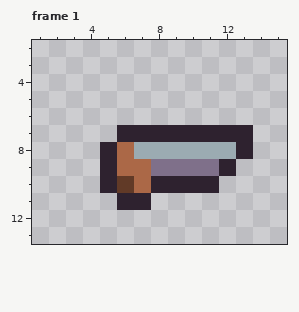
Two states of a pixel-art file, Assets/Player/Art/Shotgun.aseprite. The picture above was drawn from the file before the commit.
16x16 pixels, 2 frames. Shown: frame 1: x 1..15, y 2..13.
Now the later version:
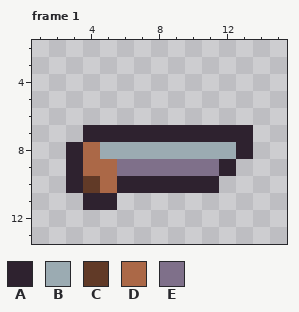
Palette (. is transparent): A #2e222f  B #9babb2  C #613a27  D #ab6847  E #7f708a
Diff:
Frame 1:
y 7: x 4..5 .. -> AA
y 8: x 3..6 ..AD -> ADBB
y 9: x 3..7 ..ADD -> ADDEE
y 10: x 3..7 ..ACD -> ACDAA
y 11: x 4..7 ..AA -> AA..
Boxes around the changes in both pictures, in picture pixels (x1, y1, x2, y2):
changed: (66, 125, 151, 210)
